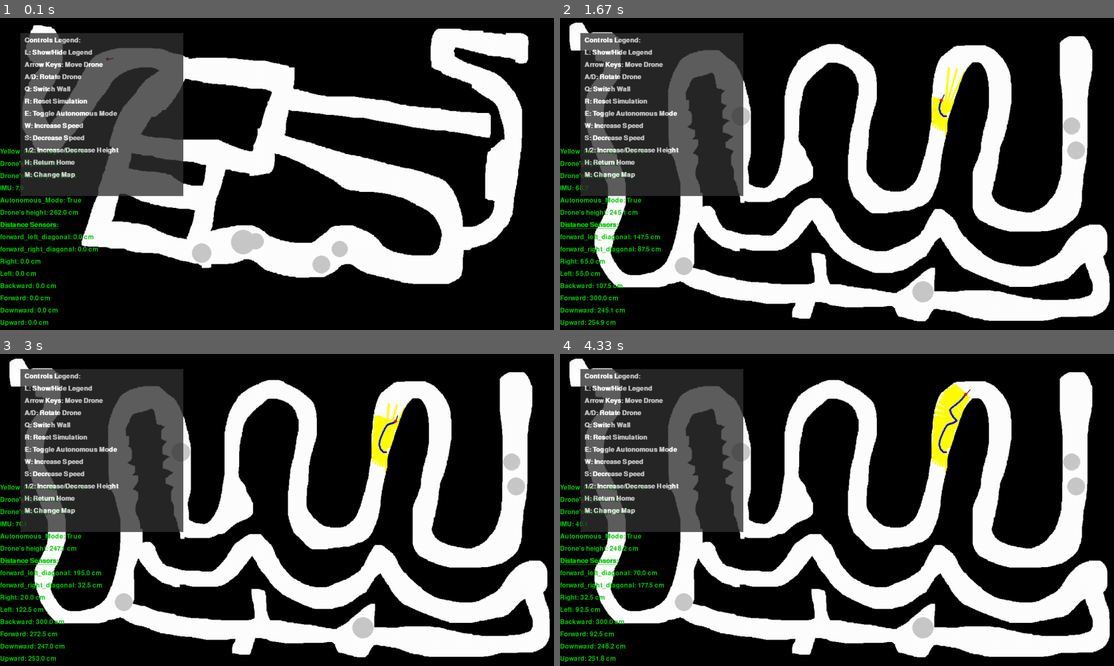
Above: before the commit, frames 1-4 (two rows, left to right).
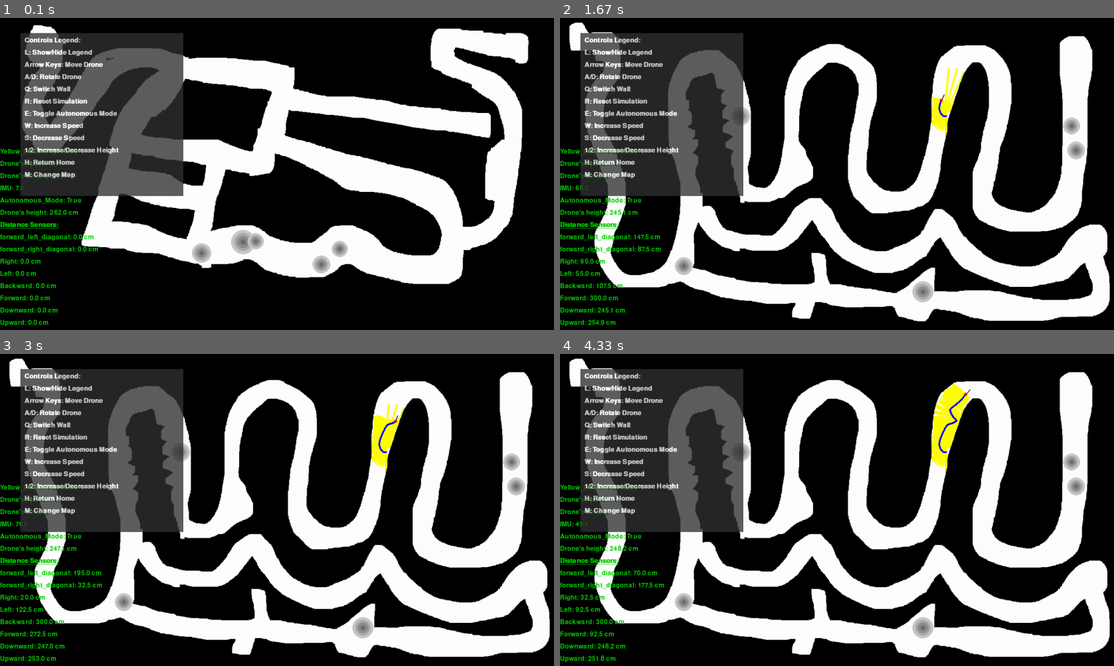
Above: after the commit, the same moments.

Repository: Raz-Saad/Autonomous_Robotics_Final_Project
Game: pygame game, started from src/Main_Pygame.py
The game is run twice, just before and just after one commit, with the same random seed, the same clock (stepped at 60 frames per second) and the same inputs.
Inputs:
- Up to frame 1 (0.1 s): no input
- Up to frame 2 (1.67 s): tap M at 0.83 s
- Up to frame 3 (3 s): hold Left 2.17-2.7 s; hold Down from 2.73 s (still down)
- Up to frame 4 (4.33 s): release Down at 3.03 s; hold Left 3.07-3.47 s; hold Up 3.5-3.87 s; hold Right from 3.9 s (still down)

The runs differ from the first frame. In frame 1, 0.4% of the frame differs, in the area x 35-63%, y 68-82%; in frame 2, 0.3%; in frame 3, 0.3%; in frame 4, 0.3%.

Commit message:
obstacles visual update

Diff:
--- a/src/Main_Pygame.py
+++ b/src/Main_Pygame.py
@@ -371,7 +371,7 @@
                         layer_grey_shade = min( 240, grey_shade - i*30)
                         layer_grey_shade = max( 20, layer_grey_shade)
                         layer_height = self.calculate_height_from_grey_shade(layer_grey_shade)
-                        self.obstacles.append((x, y, int(obstacle_radius *((amount_of_stairs-i)/amount_of_stairs)) , (grey_shade,grey_shade,grey_shade), layer_height))
+                        self.obstacles.append((x, y, int(obstacle_radius *((amount_of_stairs-i)/amount_of_stairs)) , (layer_grey_shade,layer_grey_shade,layer_grey_shade), layer_height))
 
                     break
 
